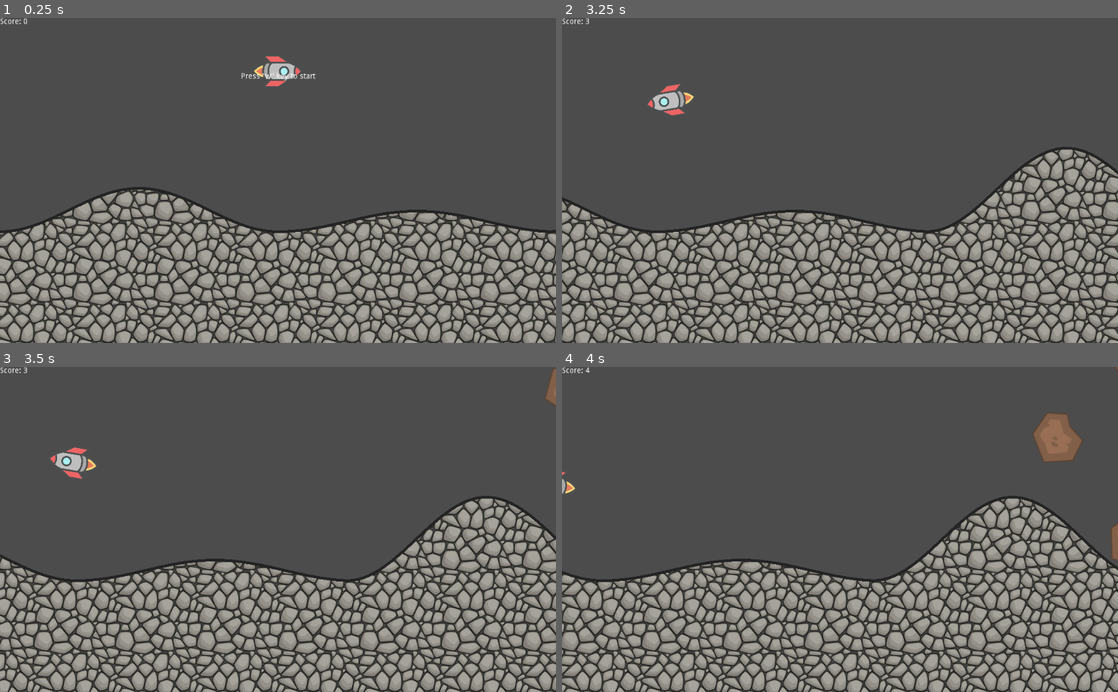
Above: before the commit, frames 1-4 (two rows, left to right).
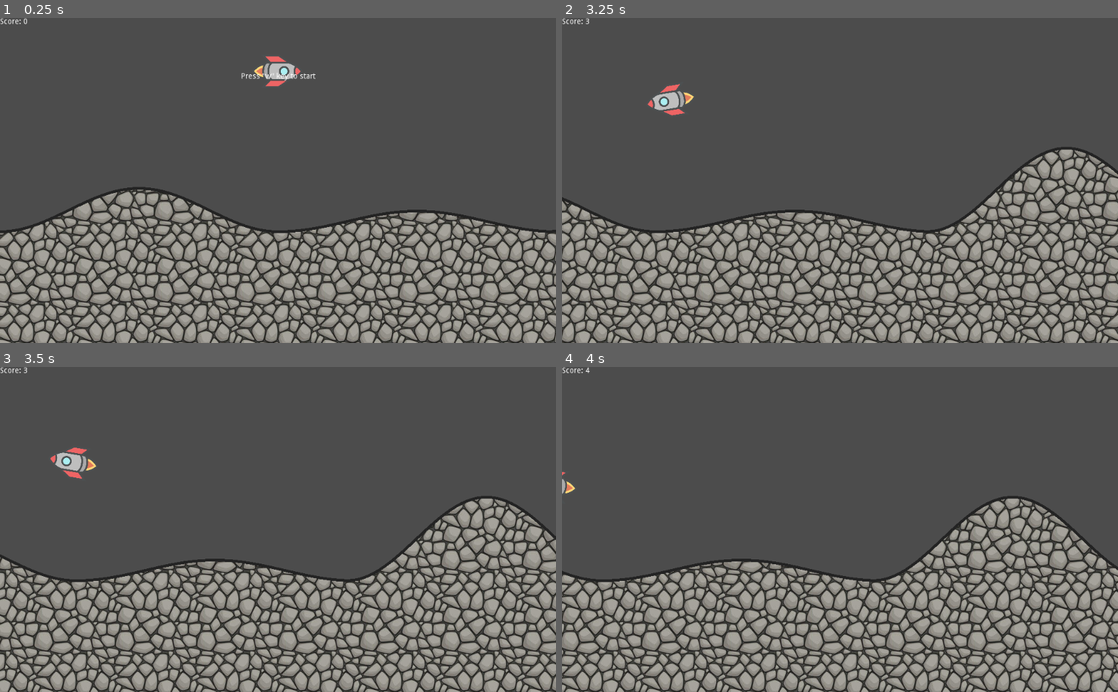
Above: after the commit, the same moments.

Repository: marcmos/space-shooter
Game: Godot game, scene res://Game.tscn
Two runs of this game, one before a commit and one after it. Both use one fixed random seed, a clock stepped at 60 frames per second and the inputs below.
Inputs:
- Up to frame 1 (0.25 s): no input
- Up to frame 2 (3.25 s): tap W (up) at 0.5 s; hold D (right) 0.53-1.28 s; hold Space (shoot) 0.53-1.28 s; hold A (left) 1.28-2.03 s; tap Space (shoot) at 1.35, 2.85 s; hold D (right) 2.03-2.78 s; hold Space (shoot) 2.03-2.78 s; hold W (up) from 2.78 s (still down)
- Up to frame 3 (3.5 s): keep holding W (up)
- Up to frame 4 (4 s): release W (up) at 3.53 s; hold A (left) from 3.53 s (still down); hold Space (shoot) from 3.53 s (still down)

Frames 1-2 are identical in both runs. In frame 3, 0.1% of the frame differs, in the area x 98-100%, y 0-12%; in frame 4, 1.0%, in the area x 84-100%, y 0-60%.

Commit message:
Spawn Mobs on level progress only

Diff:
--- a/Level.gd
+++ b/Level.gd
@@ -4,6 +4,7 @@
 
 signal game_started
 signal game_over(score)
+signal level_progress
 
 var game_started = false
 var game_over = false
@@ -11,6 +12,7 @@
 var camera_left
 
 var mob_hits = 0
+var level_progress = 0
 
 func game_over_condition():
 	if game_over:
@@ -18,7 +20,6 @@
 
 	game_over = true
 	$Player/Camera2D.current = false
-	$MobTimer.stop()
 	emit_signal("game_over", score())
 
 func score():
@@ -38,8 +39,15 @@
 func camera_left_margin():
 	return $Player/Camera2D.global_position.x - get_viewport().size.x / 2
 
+func update_level_progress(pos):
+	var new_level_progress = int(int(pos) / get_viewport_rect().size.x * 2)
+	if new_level_progress > level_progress:
+		emit_signal("level_progress")
+		level_progress = new_level_progress
+
 func monotonic_left_margin_update(value, guaranteed_step):
 	camera_left = max(camera_left, value) + guaranteed_step
+	update_level_progress(camera_left)
 	return camera_left
 
 func _ready():
@@ -59,13 +67,12 @@
 		game_started = true
 		emit_signal("game_started")
 		$Player.gravity_scale = 0.1
-		$MobTimer.start()
 
 func _on_Player_body_entered(body):
 	game_over_condition()
 
-func _on_MobTimer_timeout():
-	spawn_mob()
-
 func _on_Mob_hit():
 	mob_hits += 1
+
+func _on_Level_level_progress():
+	spawn_mob()
--- a/Level.tscn
+++ b/Level.tscn
@@ -13,8 +13,6 @@
 [node name="Level" type="Node2D"]
 script = ExtResource( 1 )
 Mob = ExtResource( 2 )
-
-[node name="MobTimer" type="Timer" parent="."]
 
 [node name="Terrain" type="StaticBody2D" parent="."]
 script = ExtResource( 3 )
@@ -53,5 +51,5 @@
 
 [node name="BulletContainer" type="Node" parent="Player"]
 
-[connection signal="timeout" from="MobTimer" to="." method="_on_MobTimer_timeout"]
+[connection signal="level_progress" from="." to="." method="_on_Level_level_progress"]
 [connection signal="body_entered" from="Player" to="." method="_on_Player_body_entered"]
